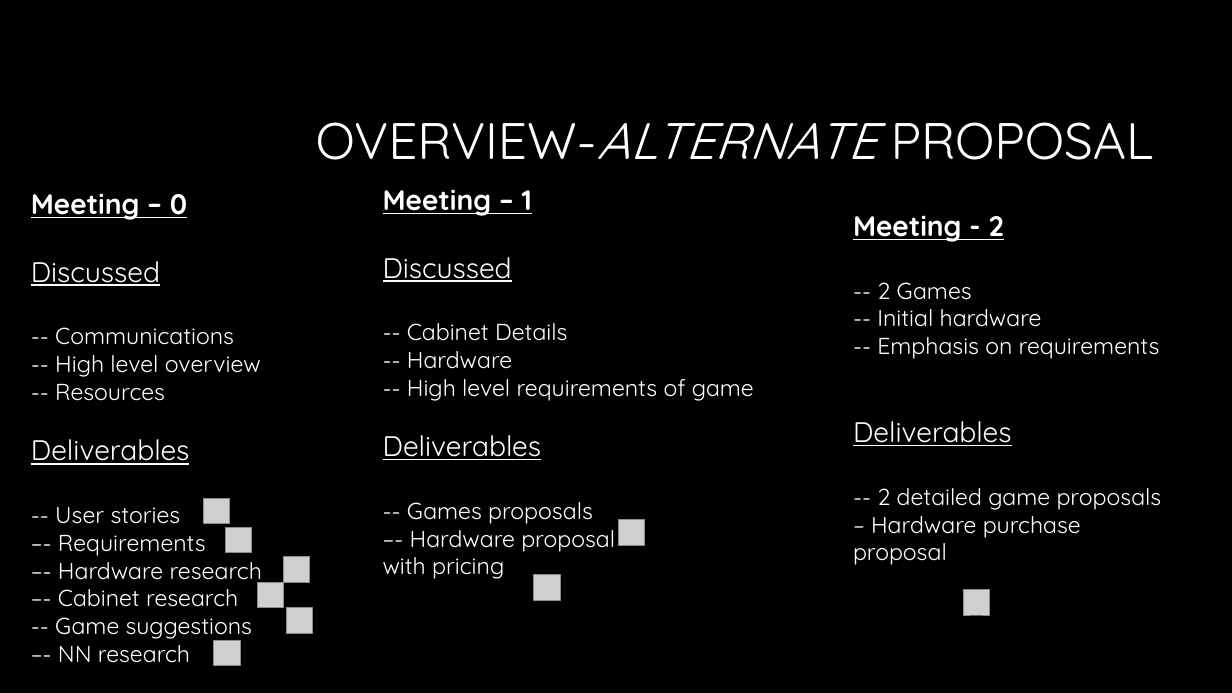
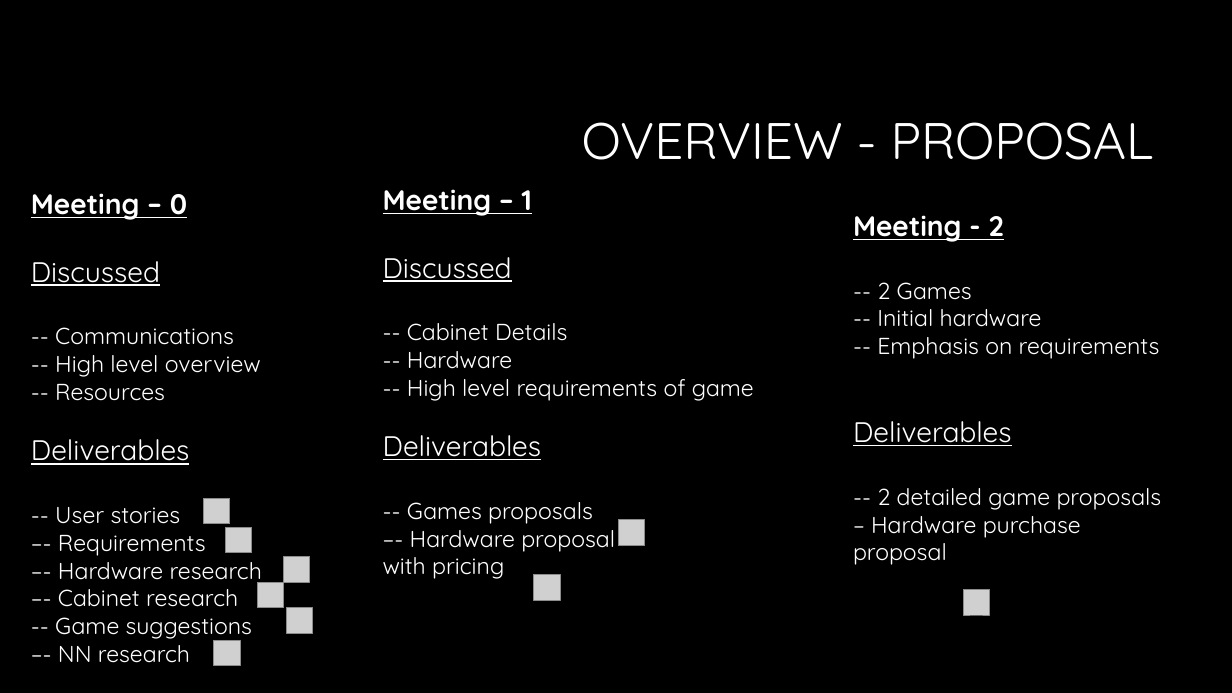
Before and after one commit to Craft-Prospect/Super-FLI, a slide deck: slide 3 of CustomerFiles/Demo_Docs/demo1_test.pptx. Drawn at 1232x693 pixels with LibreOffice and Linux fonts; fonts in the diff are those of the drawing; grey boxes stand for pictures; background and template pictures are left out. Boxes give left, top, right and bottom in pixels: in the first picture for what was removed or moved away, otherwise in the second. Text is boxed around its words. In the diff, an @@ line names an element or a change of style, - is before the commit and + after.

Commit message:
Finished Slides

```diff
--- a/CustomerFiles/Demo_Docs/demo1_test.pptx
+++ b/CustomerFiles/Demo_Docs/demo1_test.pptx
@@ text at (x1=582, y1=122, x2=1154, y2=160): text changed @@
-OVERVIEW-ALTERNATE PROPOSAL
+OVERVIEW - PROPOSAL
```
Also in this commit, not shown: 1 other file.
